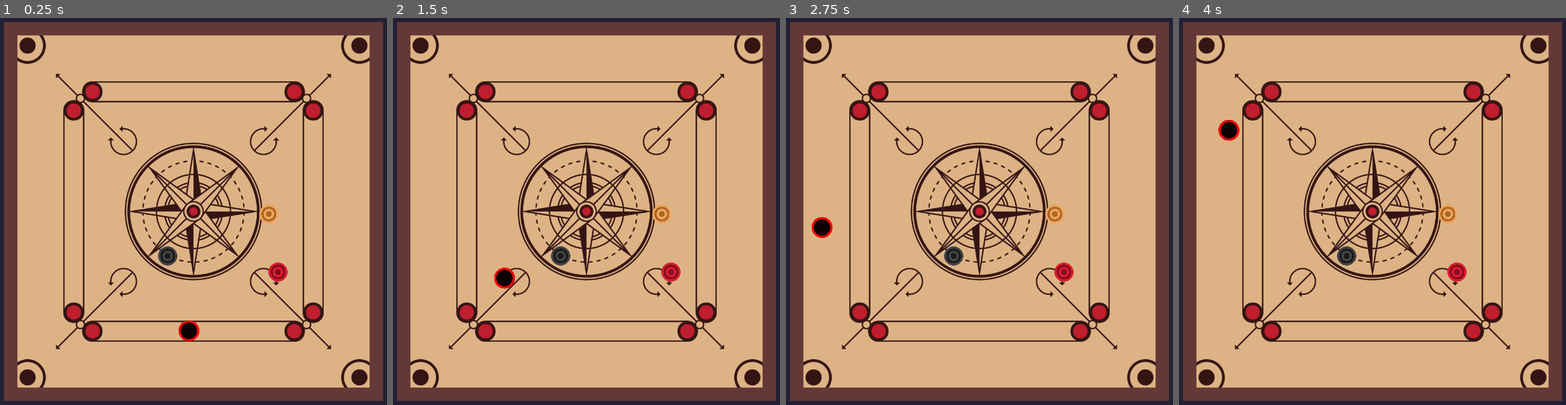
Above: before the commit, frames 1-4 (left to right).
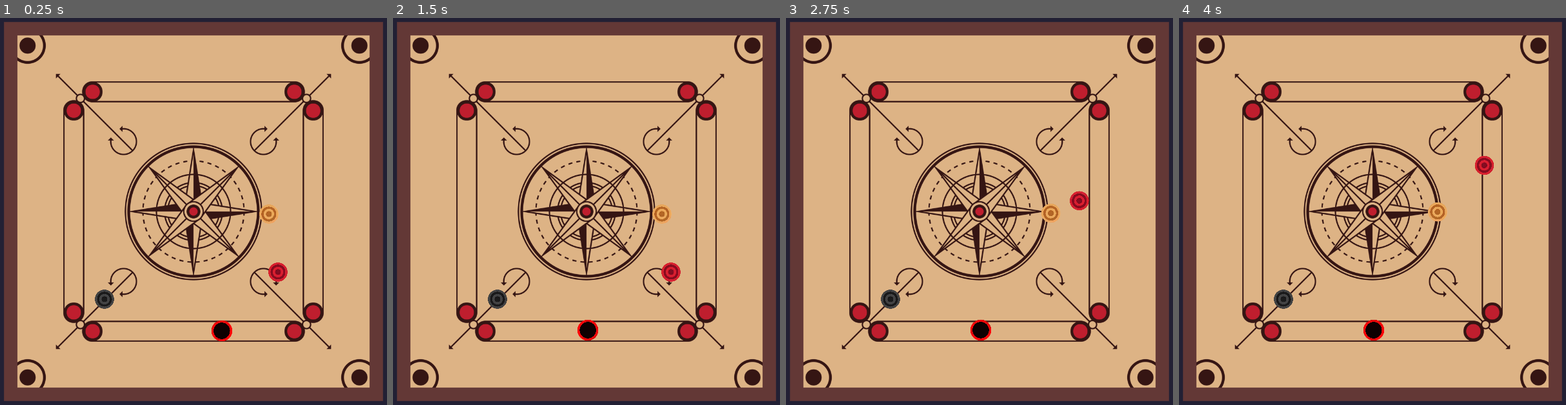
Above: after the commit, the same moments.

Repository: vignesh-seven/carroms
Game: Godot game, scene res://scenes/main.tscn
Same seed, same stepped clock (60 frames per second), same inputs: the game is played once before the commit and once after it.
Inputs (mouse positions are in pixels of both pictures, inside the frame that each line leads up to):
- Up to frame 1 (0.25 s): no input
- Up to frame 2 (1.5 s): tap Enter at 0.5 s; move the mouse to (679, 192) at 0.52 s; tap Space (shoot) at 0.6 s; tap F (start_striker, bound only after the commit) at 0.8, 1.35 s; move the mouse to (501, 230) at 1.27 s
- Up to frame 3 (2.75 s): tap Space (shoot) at 1.55, 2.1 s; move the mouse to (1022, 118) at 2.02 s; tap F (start_striker, bound only after the commit) at 2.3 s
- Up to frame 4 (4 s): move the mouse to (1353, 296) at 2.77 s; tap F (start_striker, bound only after the commit) at 2.85, 3.8 s; tap Space (shoot) at 3.05, 3.6 s; move the mouse to (1496, 273) at 3.52 s

The runs differ from the first frame. In frame 1, 0.9% of the frame differs, in the area x 24-60%, y 59-84%; in frame 2, 0.9%; in frame 3, 1.4%; in frame 4, 1.5%, in the area x 10-82%, y 26-84%.

Commit message:
Striker velocity changes according to the distance from the mouse & can reset it's position with R-Click

Diff:
--- a/project.godot
+++ b/project.godot
@@ -28,6 +28,12 @@
 , Object(InputEventMouseButton,"resource_local_to_scene":false,"resource_name":"","device":-1,"window_id":0,"alt_presse …(249 unchanged characters)…
 ]
 }
+start_striker={
+"deadzone": 0.5,
+"events": [Object(InputEventKey,"resource_local_to_scene":false,"resource_name":"","device":-1,"window_id":0,"alt_pressed":false,"shift_pressed":false,"ctrl_pressed":false,"meta_pressed":false,"pressed":false,"keycode":0,"physical_keycode":70,"key_label":0,"unicode":102,"echo":false,"script":null)
+, Object(InputEventMouseButton,"resource_local_to_scene":false,"resource_name":"","device":-1,"window_id":0,"alt_pressed":false,"shift_pressed":false,"ctrl_pressed":false,"meta_pressed":false,"button_mask":2,"position":Vector2(154, 14),"global_position":Vector2(158, 55),"factor":1.0,"button_index":2,"canceled":false,"pressed":true,"double_click":false,"script":null)
+]
+}
 
 [rendering]
 
--- /dev/null
+++ b/scenes/GoalPoints.gd
@@ -0,0 +1,12 @@
+extends Area2D
+
+func _on_body_shape_entered(_body_rid, _body, _body_shape_index, local_shape_index):
+	#print(body.name) # Striker
+	#print(body_rid) # RID 2132132132131
+	#print(body) # Striker<RigidBody2d>
+	#print(local_shape_index) # The no. of the area2D
+	#var local_shape_owner = shape_find_owner(local_shape_index)
+	var local_shape_node = shape_owner_get_owner(shape_find_owner(local_shape_index))
+
+	#print(local_shape_owner)
+	#print(local_shape_node) # the local collision circle
--- /dev/null
+++ b/scenes/main.gd
@@ -0,0 +1,15 @@
+extends Node2D
+
+
+# Called every frame. 'delta' is the elapsed time since the previous frame.
+#func _integrate_forces(_delta):
+	##print($Striker.linear_velocity)
+	#if Input.is_action_just_pressed("start_striker"):
+		##if $Striker.linear_velocity = Vector2.ZERO:
+		#
+		##$Striker.apply_central_impulse(-$Striker.linear_velocity)
+		##$Striker.freeze = true
+		##$Striker.set_physics_process(false)
+		#$Striker.position = $StrikerStartMarker.position
+		##$Striker.set_physics_process(true)
+		##$Striker.freeze = false
--- a/scenes/main.tscn
+++ b/scenes/main.tscn
@@ -1,6 +1,8 @@
-[gd_scene load_steps=9 format=3 uid="uid://w4gcorywtwwu"]
+[gd_scene load_steps=11 format=3 uid="uid://w4gcorywtwwu"]
 
 [ext_resource type="Texture2D" uid="uid://lljnpc2hsydm" path="res://sprites/carrom-board.png" id="1_a7er2"]
+[ext_resource type="Script" path="res://scenes/main.gd" id="1_vu3lo"]
+[ext_resource type="Script" path="res://scenes/GoalPoints.gd" id="2_ei0oq"]
 [ext_resource type="PackedScene" uid="uid://bookjoi74jimp" path="res://scenes/black_carrom.tscn" id="2_t8mn4"]
 [ext_resource type="PackedScene" uid="uid://oejnep3ivph5" path="res://scenes/red_carrom.tscn" id="3_5rpir"]
 [ext_resource type="PackedScene" uid="uid://comder28wh6pc" path="res://scenes/yellow_carrom.tscn" id="4_svbss"]
@@ -13,9 +15,10 @@
 [sub_resource type="WorldBoundaryShape2D" id="WorldBoundaryShape2D_vjnfr"]
 
 [sub_resource type="CircleShape2D" id="CircleShape2D_d2vdn"]
-radius = 31.8416
+radius = 41.7998
 
 [node name="Main" type="Node2D"]
+script = ExtResource("1_vu3lo")
 
 [node name="CarromBoard" type="StaticBody2D" parent="."]
 position = Vector2(109, 85)
@@ -46,20 +49,43 @@
 rotation = -1.5708
 shape = SubResource("WorldBoundaryShape2D_vjnfr")
 
-[node name="Area2D" type="Area2D" parent="CarromBoard"]
+[node name="GoalPoints" type="Area2D" parent="CarromBoard"]
+script = ExtResource("2_ei0oq")
 
-[node name="CollisionShape2D" type="CollisionShape2D" parent="CarromBoard/Area2D"]
-position = Vector2(-71.6667, -30)
+[node name="TopLeft" type="CollisionShape2D" parent="CarromBoard/GoalPoints"]
+position = Vector2(-85, -48.3333)
+shape = SubResource("CircleShape2D_d2vdn")
+
+[node name="BottomLeft" type="CollisionShape2D" parent="CarromBoard/GoalPoints"]
+position = Vector2(-85, 840)
+shape = SubResource("CircleShape2D_d2vdn")
+
+[node name="TopRight" type="CollisionShape2D" parent="CarromBoard/GoalPoints"]
+position = Vector2(801.667, -43.3333)
+shape = SubResource("CircleShape2D_d2vdn")
+
+[node name="BottomRight" type="CollisionShape2D" parent="CarromBoard/GoalPoints"]
+position = Vector2(805, 843.333)
 shape = SubResource("CircleShape2D_d2vdn")
 
 [node name="BlackCarrom" parent="." instance=ExtResource("2_t8mn4")]
-position = Vector2(284, 393)
+position = Vector2(186, 460)
+script = null
 
 [node name="RedCarrom" parent="." instance=ExtResource("3_5rpir")]
 position = Vector2(455, 418)
+script = null
 
 [node name="YellowCarrom" parent="." instance=ExtResource("4_svbss")]
 position = Vector2(441, 328)
+script = null
 
 [node name="Striker" parent="." instance=ExtResource("5_l4rp2")]
-position = Vector2(317, 509)
+position = Vector2(368, 509)
+
+[node name="StrikerStartMarker" type="Marker2D" parent="."]
+position = Vector2(326, 508)
+
+[node name="Timer" type="Timer" parent="."]
+
+[connection signal="body_shape_entered" from="CarromBoard/GoalPoints" to="CarromBoard/GoalPoints" method="_on_body_shape_entered"]
--- a/scenes/striker.gd
+++ b/scenes/striker.gd
@@ -1,19 +1,18 @@
 extends RigidBody2D
 
-
-# Called when the node enters the scene tree for the first time.
-func _ready():
-	pass # Replace with function body.
-
-
-# Called every frame. 'delta' is the elapsed time since the previous frame.
-func _process(delta):
-
+func _physics_process(delta):
 	if Input.is_action_just_pressed("shoot"):
 		var mouse_position = get_viewport().get_mouse_position()
-		print(get_viewport().get_mouse_position())
-		#direction, magnitude
-		# direction: mouse position
-		# magnitude: constant (for now)
+		#print(get_viewport().get_mouse_position())
 		var direction = (mouse_position - position).normalized()
-		apply_central_impulse(direction * -500)
+		var strength = mouse_position.distance_to(position)
+		apply_central_impulse(direction * -(strength * 5))
+		print(strength)
+
+func _integrate_forces(state):
+	if Input.is_action_just_pressed("start_striker"):
+		print("Start striker")
+		#freeze = true
+		linear_velocity = Vector2.ZERO
+		position = $"../StrikerStartMarker".position
+		#freeze = false
